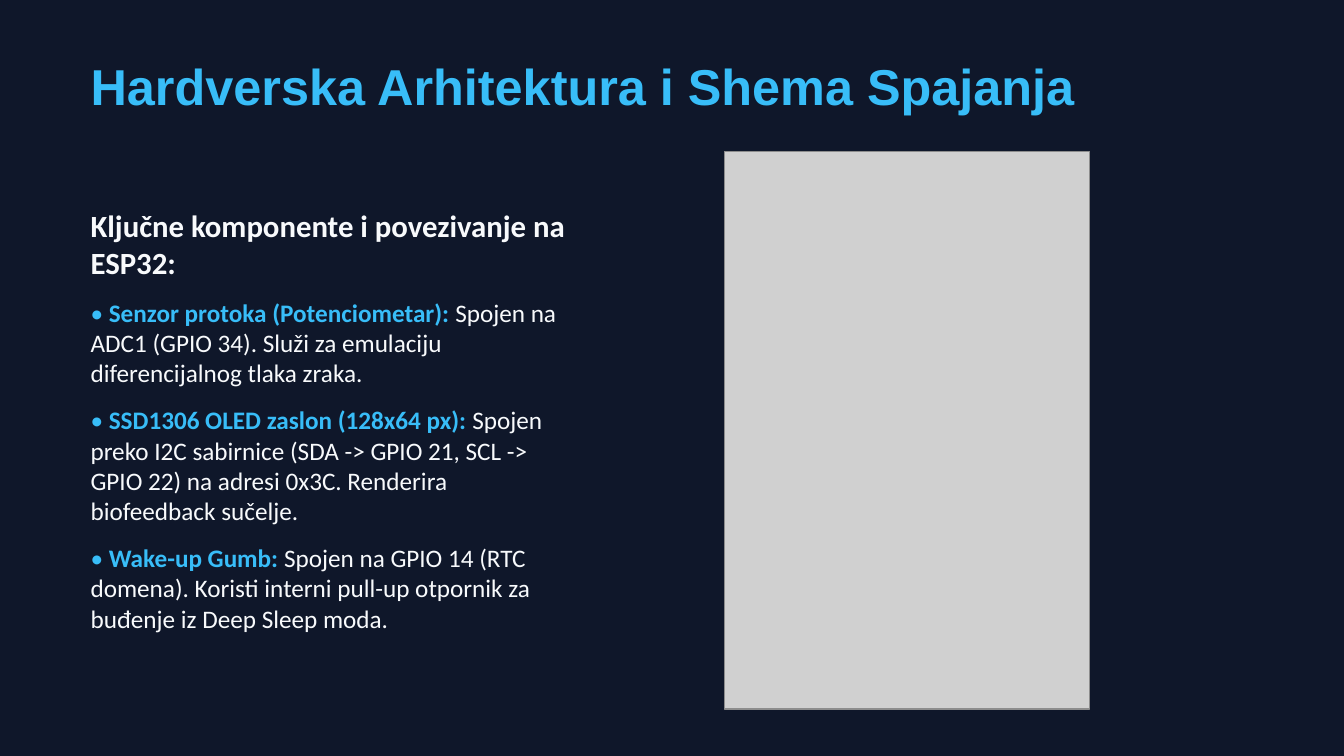
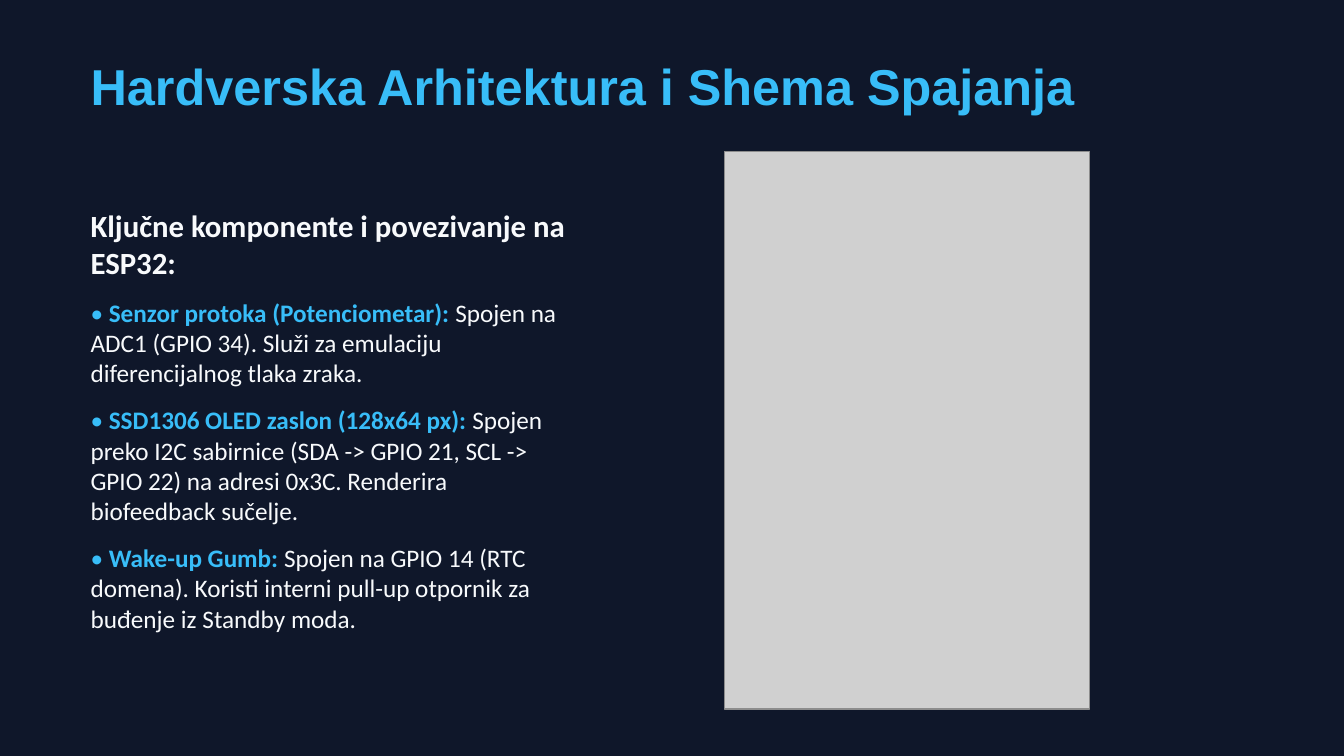
Before and after one commit to markobuhin/RUS--Buhin, a slide deck: slide 3 of ZenBreath/rezultat/ZenBreath_Prezentacija.pptx. Drawn at 1344x756 pixels with LibreOffice and Linux fonts; fonts in the diff are those of the drawing; grey boxes stand for pictures. Boxes give left, top, right and bottom in pixels: in the first picture for what was removed or moved away, otherwise in the second. Text is boxed around its words. In the diff, an @@ line names an element or a change of style, - is before the commit and + after.

```diff
--- a/ZenBreath/rezultat/ZenBreath_Prezentacija.pptx
+++ b/ZenBreath/rezultat/ZenBreath_Prezentacija.pptx
@@ text at (91,548,530,633): text changed @@
-• Wake-up Gumb: Spojen na GPIO 14 (RTC domena). Koristi interni pull-up otpornik za buđenje iz Deep Sleep moda.
+• Wake-up Gumb: Spojen na GPIO 14 (RTC domena). Koristi interni pull-up otpornik za buđenje iz Standby moda.
```
Also in this commit, not shown: 1 other slide changed.
